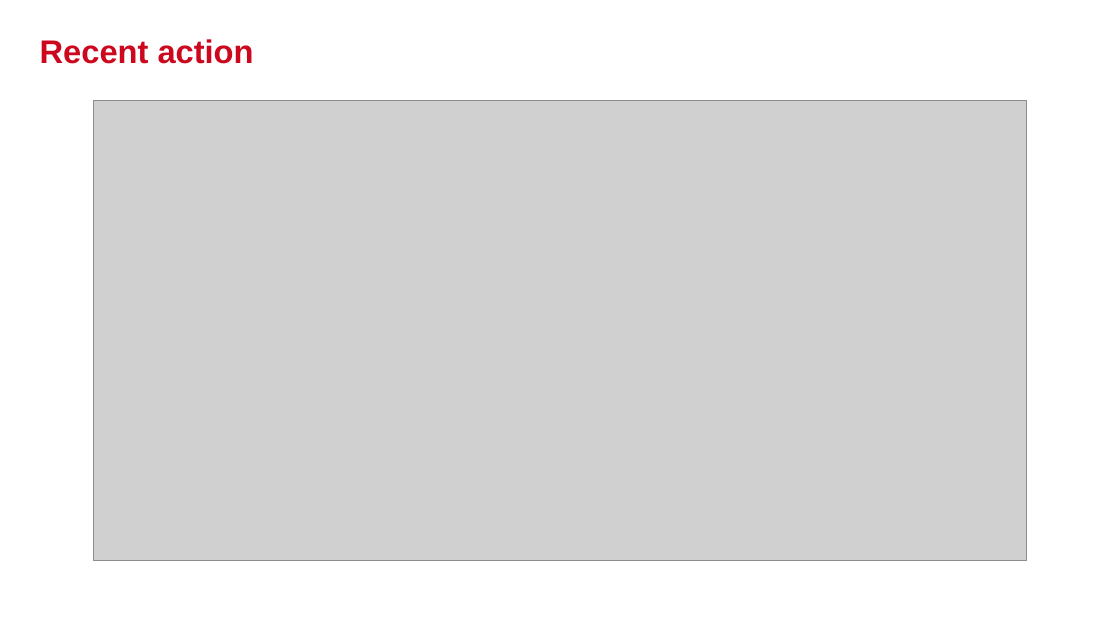
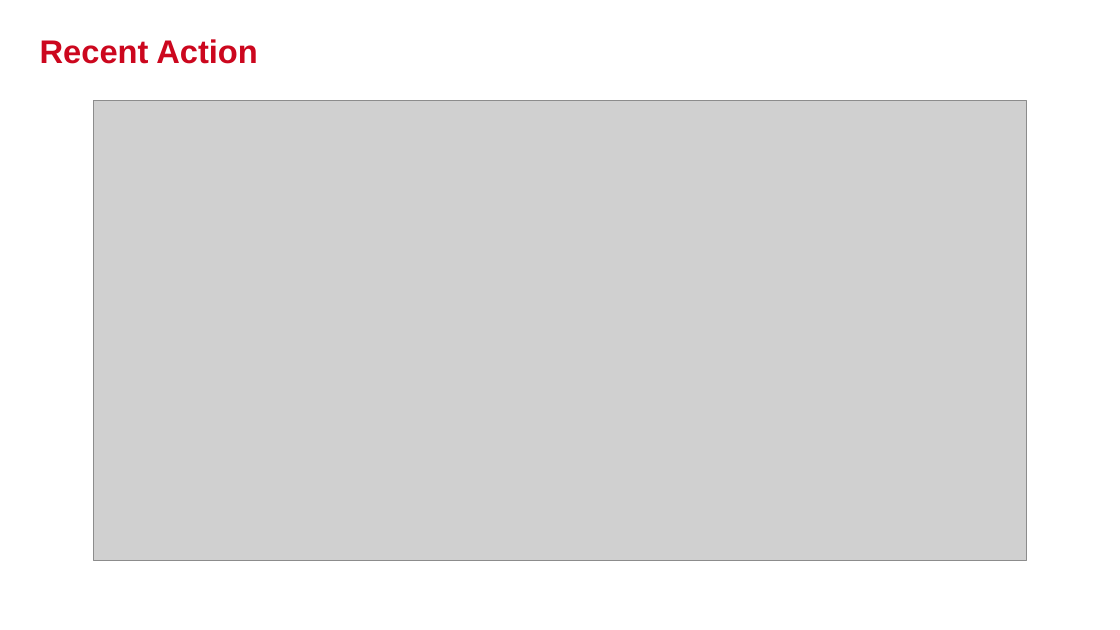
Before and after one commit to budukhcmut/YPP4-document, a slide deck: slide 17 of 001_SQL/Document/Presentation1.pptx (slide 15 before the commit). Drawn at 1120x630 pixels with LibreOffice and Linux fonts; fonts in the diff are those of the drawing; grey boxes stand for pictures; background and template pictures are left out. Boxes give left, top, right and bottom in pixels: in the first picture for what was removed or moved away, otherwise in the second. Text is boxed around its words. In the diff, an @@ line names an element or a change of style, - is before the commit and + after.

Commit message:
updated slide

```diff
--- a/001_SQL/Document/Presentation1.pptx
+++ b/001_SQL/Document/Presentation1.pptx
@@ title at (40, 39, 257, 64): text changed @@
-Recent action
+Recent Action
```
